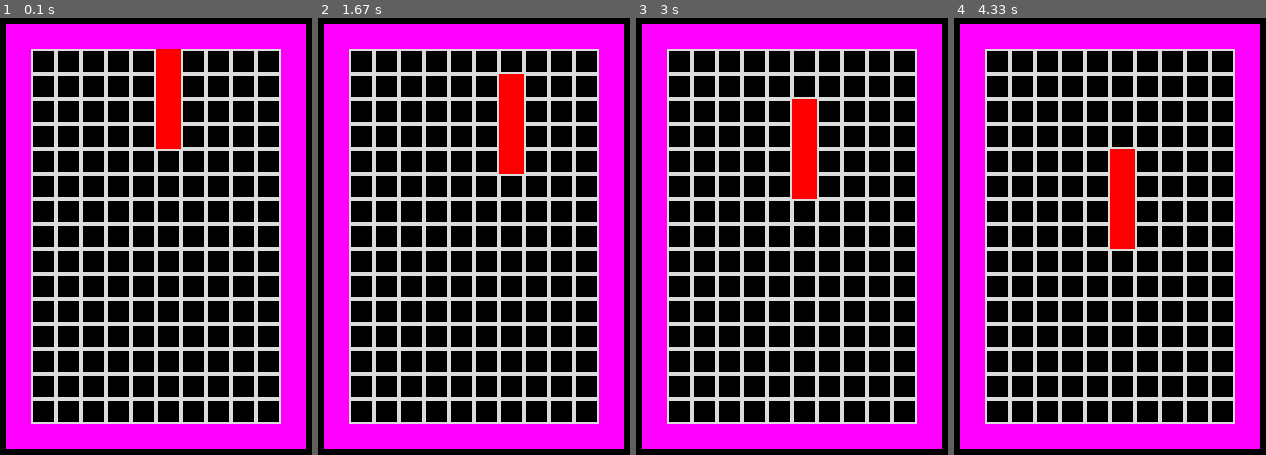
Above: before the commit, frames 1-4 (left to right).
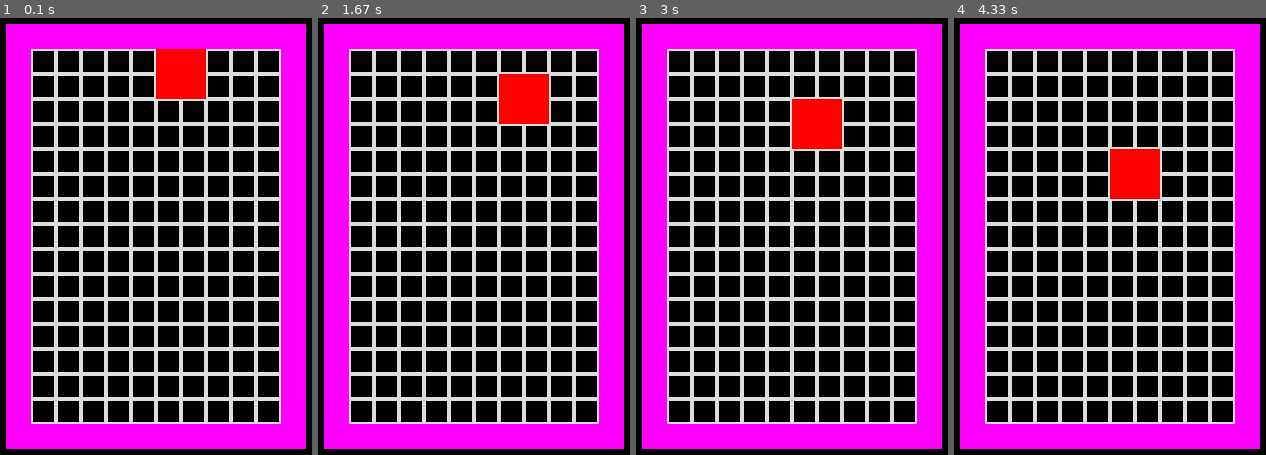
Above: after the commit, the same moments.

Repository: palomagarcia14/Tetris-Project
Game: pygame game, started from nt.py
Same seed, same stepped clock (60 frames per second), same inputs: the game is played once before the commit and once after it.
Inputs:
- Up to frame 1 (0.1 s): no input
- Up to frame 2 (1.67 s): hold Right 0.83-1.3 s
- Up to frame 3 (3 s): hold Left 1.9-2.3 s
- Up to frame 4 (4.33 s): hold Left 3-3.6 s; hold Right from 3.63 s (still down)

The runs differ from the first frame. In frame 1, 1.8% of the frame differs, in the area x 50-67%, y 7-30%; in frame 2, 1.8%; in frame 3, 1.8%; in frame 4, 1.8%.

Commit message:
Add files via upload

Diff:
--- a/nt.py
+++ b/nt.py
@@ -13,12 +13,15 @@
 _VARS = {'surf': False}
 STARTX = 250
 step = 25
-rect = pg.Rect(STARTX, 100, SQUARE_LEN, SQUARE_WID*4)
+rect = pg.Rect(STARTX, 100, SQUARE_LEN, SQUARE_WID)
+s1 = pg.Rect(STARTX, 100, SQUARE_LEN, SQUARE_WID)
+s2 = pg.Rect(STARTX + SQUARE_LEN, 100, SQUARE_LEN, SQUARE_WID)
+s3 = pg.Rect(STARTX, 125, SQUARE_LEN, SQUARE_WID)
+s4 = pg.Rect(STARTX + SQUARE_LEN, 125, SQUARE_LEN, SQUARE_WID)
 b1 = pg.Rect(5*25, 20*25,250,25)
 b2 = pg.Rect(5*25, 4*25,250,25)
 b3 = pg.Rect(4*25, 4*25,25,425)
 b4 = pg.Rect(15*25, 4*25,25,425)
-
 
 def main():
     pg.init()
@@ -51,23 +54,41 @@
     pg.draw.rect(_VARS['surf'], [255,0,255], b4)
     #pg.display.flip()
 
+
+
+
 def squareFall():
-    if rect.colliderect(b1):
-            pg.draw.rect(_VARS['surf'], [255,0,0], rect)
+    if s3.colliderect(b1):
+            pg.draw.rect(_VARS['surf'], [255,0,0], s1)
+            pg.draw.rect(_VARS['surf'], [255,0,0], s2)
+            pg.draw.rect(_VARS['surf'], [255,0,0], s3)
+            pg.draw.rect(_VARS['surf'], [255,0,0], s4)
+
     else:
         v = [0, 25]
-        rect.move_ip(v)
-        pg.draw.rect(_VARS['surf'], [255,0,0], rect)
+        s1.move_ip(v)
+        pg.draw.rect(_VARS['surf'], [255,0,0], s1)
+        s2.move_ip(v)
+        pg.draw.rect(_VARS['surf'], [255,0,0], s2)
+        s3.move_ip(v)
+        pg.draw.rect(_VARS['surf'], [255,0,0], s3)
+        s4.move_ip(v)
+        pg.draw.rect(_VARS['surf'], [255,0,0], s4)
 
 def leftright():
     key_input = pg.key.get_pressed()
     if key_input[pg.K_LEFT]:
         b = [-step, 0]
-        rect.move_ip(b)
+        s1.move_ip(b)
+        s2.move_ip(b)
+        s3.move_ip(b)
+        s4.move_ip(b)
     if key_input[pg.K_RIGHT]:
         c = [step, 0]
-        rect.move_ip(c)
-
+        s1.move_ip(c)
+        s2.move_ip(c)
+        s3.move_ip(c)
+        s4.move_ip(c)
 
 
 
